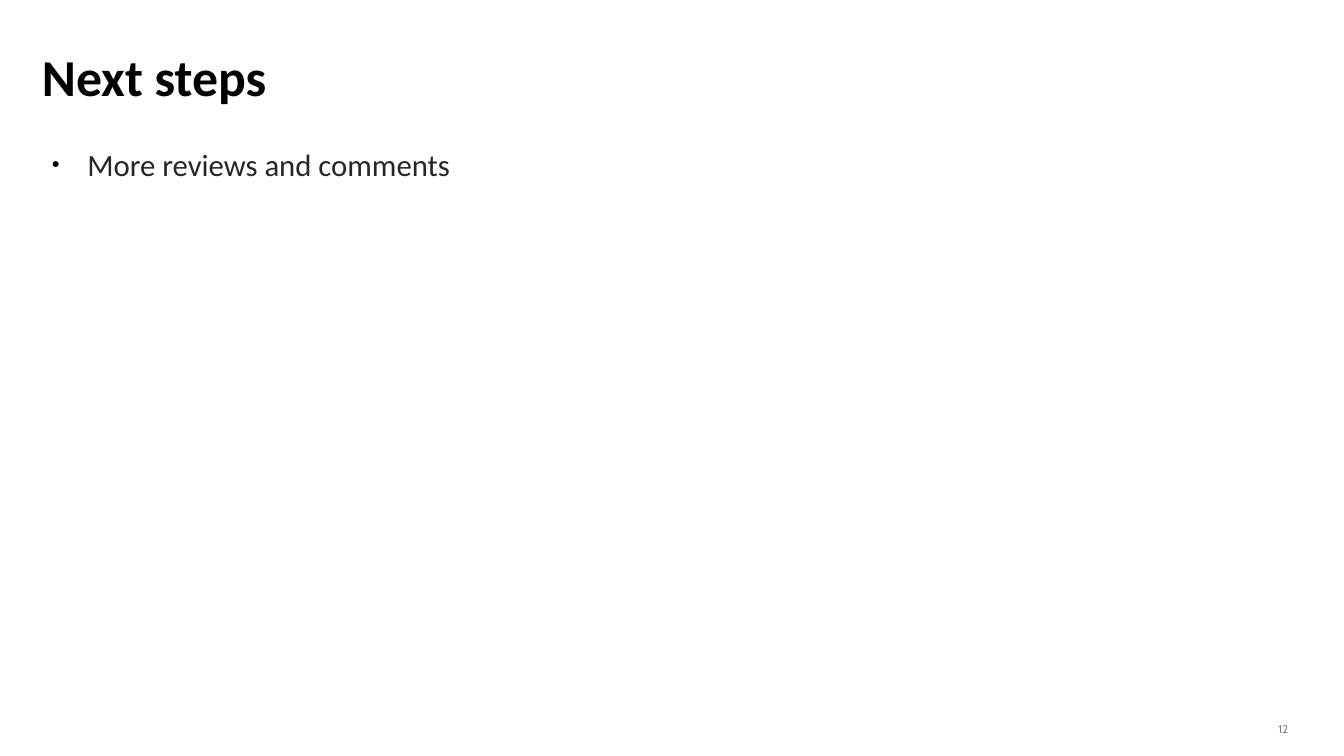
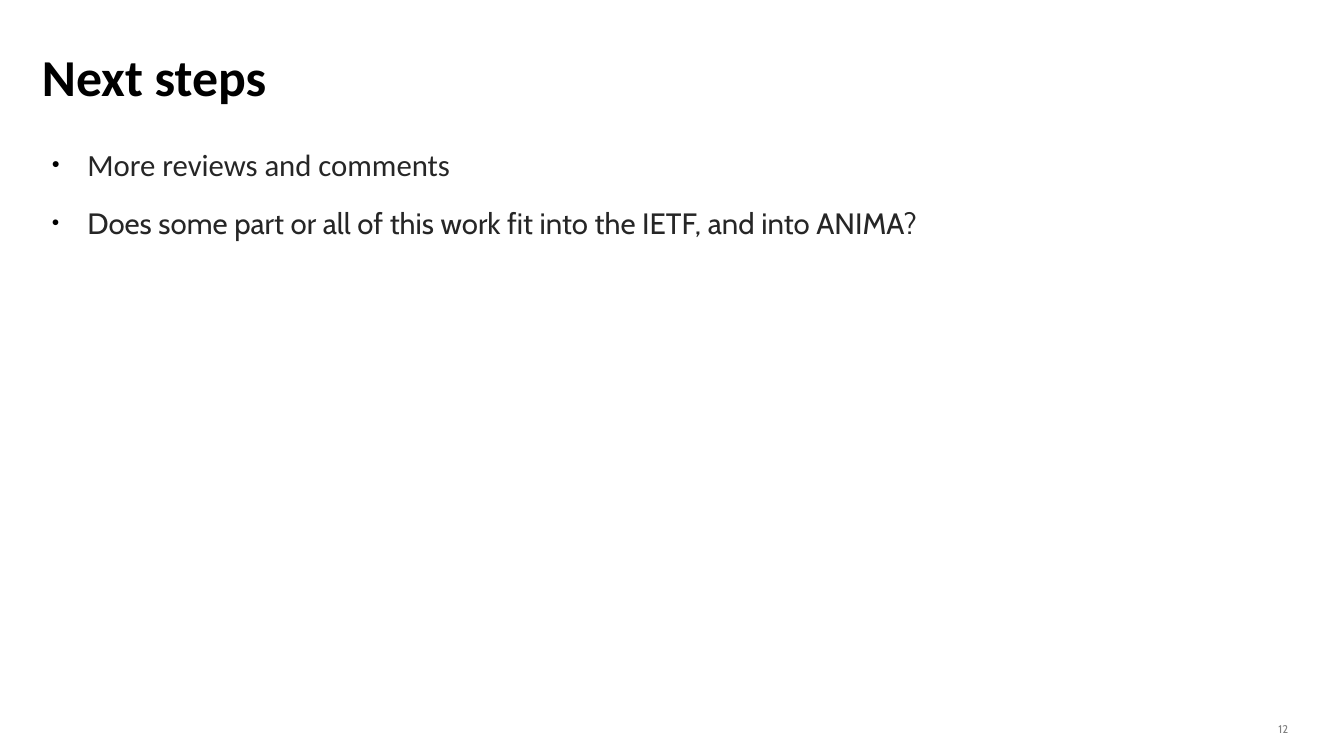
Before and after one commit to mcr/masa-operational-considerations, a slide deck: slide 12 of presentations/slides-anima-ietf107-masa-considerations.odp. Drawn at 1344x756 pixels with LibreOffice and Linux fonts; fonts in the diff are those of the drawing. Boxes give left, top, right and bottom in pixels: in the first picture for what was removed or moved away, otherwise in the second. Text is boxed around its words. In the diff, an @@ line names an element or a change of style, - is before the commit and + after.

Commit message:
update ietf107 presentation slides

```diff
--- a/presentations/slides-anima-ietf107-masa-considerations.odp
+++ b/presentations/slides-anima-ietf107-masa-considerations.odp
@@ text at bbox=[87, 212, 917, 241]: paragraph added @@
+● Does some part or all of this work fit into the IETF, and into ANIMA?
```
Also in this commit, not shown: 8 other slides changed, 1 other file.
